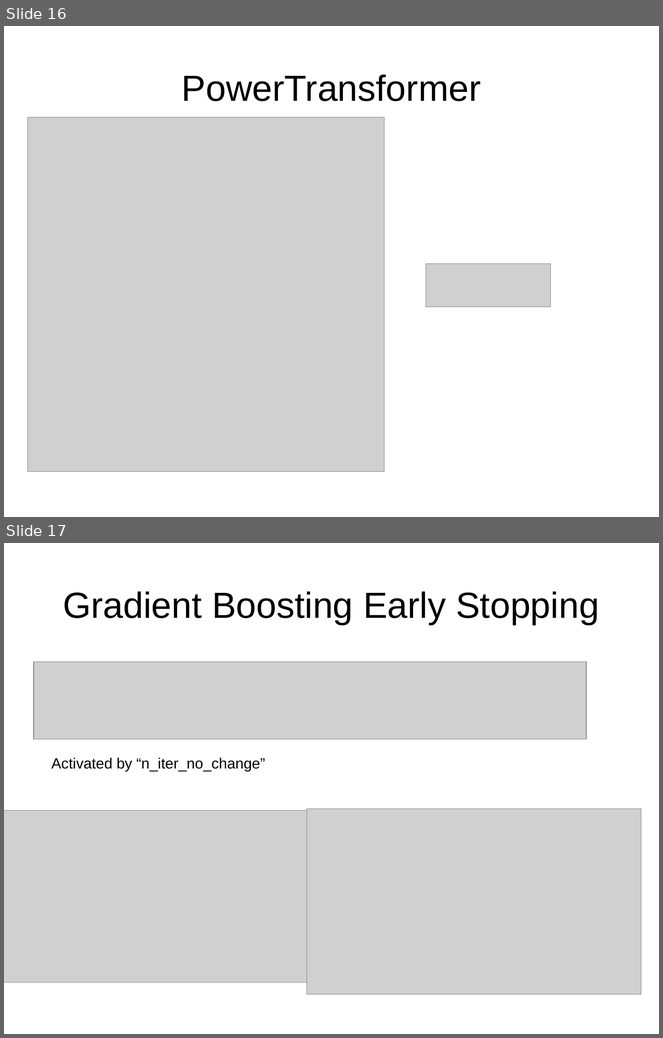
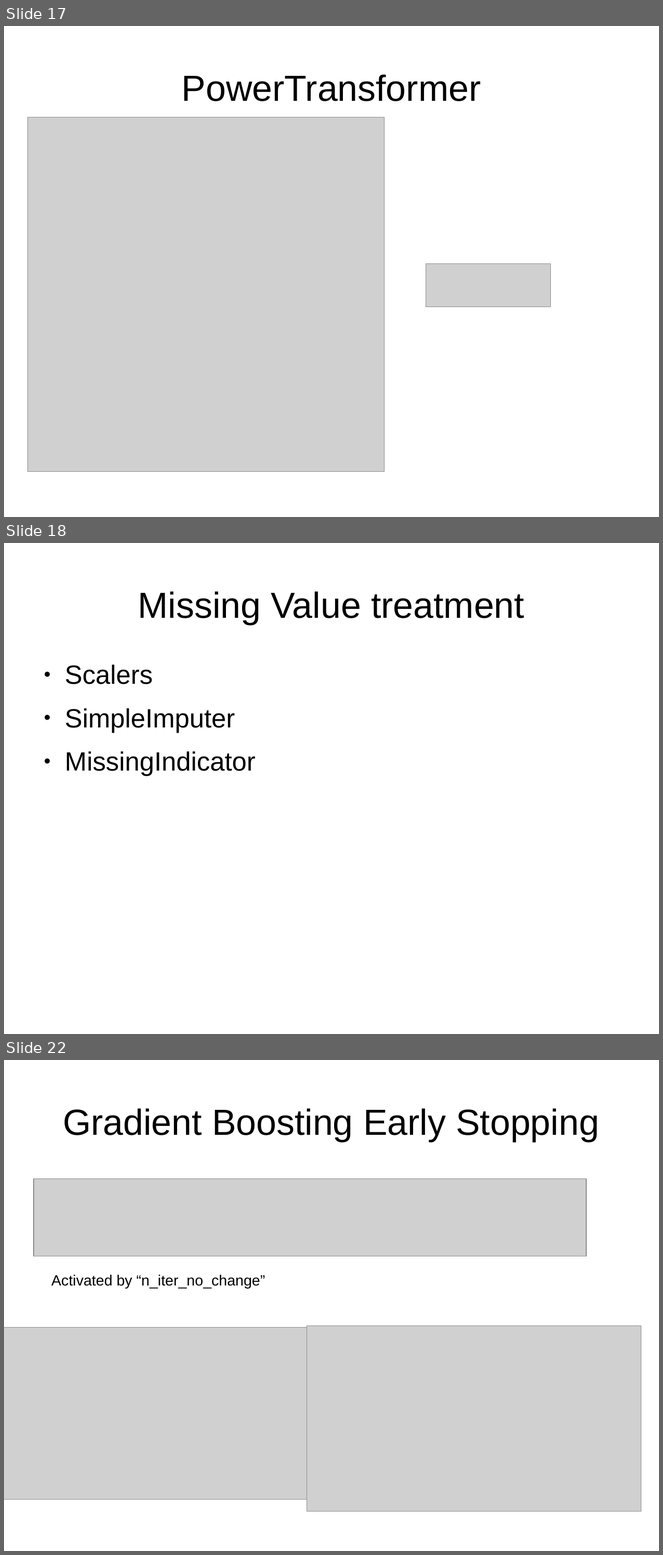
Before and after one commit to amueller/talks_odt, a slide deck: 2018/an-update-on-sklearn.odp. Shown one above the other, each under a label of ours: slides 16 and 17 before the commit, slides 17, 18 and 22 after it; the slides between them are not shown. The pictures are 663x1038 and 663x1555 pixels, drawn with LibreOffice and Linux fonts; fonts in the diff are those of the drawing; grey boxes stand for pictures. Boxes give left, top, right and bottom in pixels: in the first picture for what was removed or moved away, otherwise in the second. Text is boxed around its words. In the diff, an @@ line names an element or a change of style, - is before the commit and + after.

```diff
--- a/2018/an-update-on-sklearn.odp
+++ b/2018/an-update-on-sklearn.odp
@@ slide 18 added at [4, 543, 659, 1034], background #FFFFFF @@
@@ title added at [138, 591, 525, 625], 44 pt, text #000000 @@
+Missing Value treatment
@@ text added at [65, 665, 256, 776], 32 pt, text #000000 @@
+● Scalers
+● SimpleImputer
+● MissingIndicator
@@ what was slide 16 is now slide 17 @@
@@ what was slide 17 is now slide 22 @@
```
Also in this commit, not shown: 2 slides changed, 8 other slides added, 1 slide removed.
